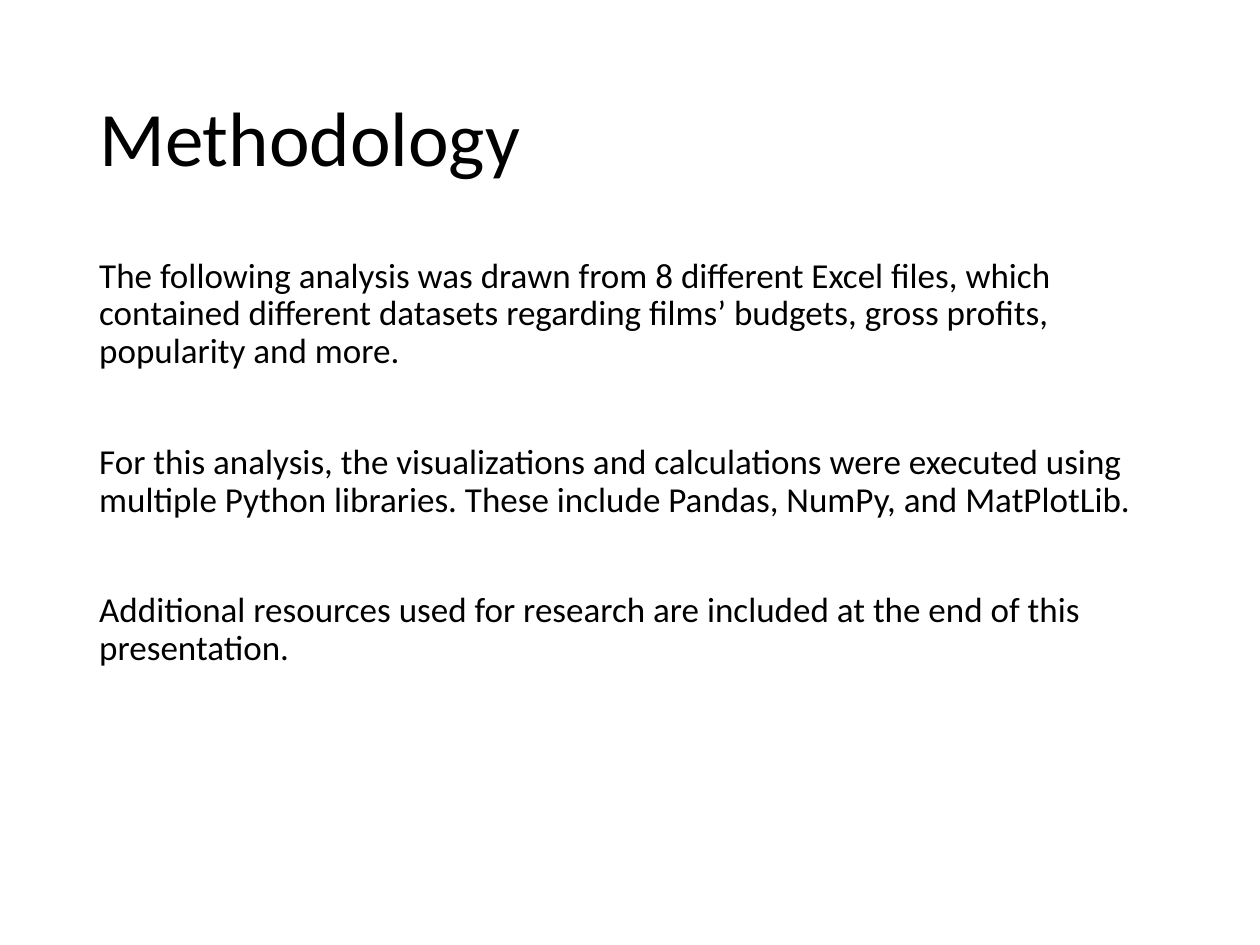
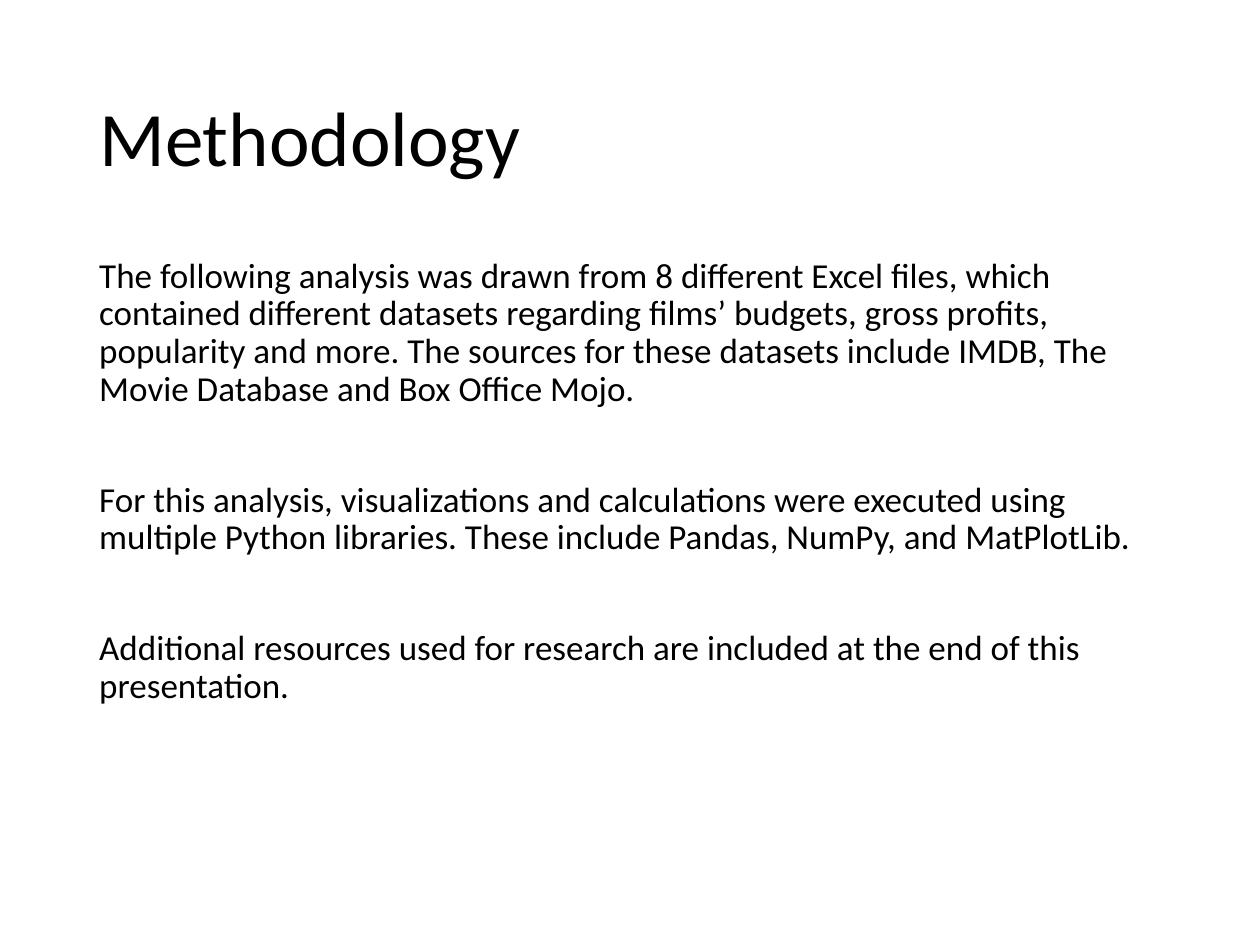
Before and after one commit to kagada01/dsc-mod-1-project-v2-1-online-ds-sp-000, a slide deck: slide 2 of Presentation.pptx. Drawn at 1260x945 pixels with LibreOffice and Linux fonts; fonts in the diff are those of the drawing. Boxes give left, top, right and bottom in pixels: in the first picture for what was removed or moved away, otherwise in the second. Text is boxed around its words. In the diff, an @@ line names an element or a change of style, - is before the commit and + after.

```diff
--- a/Presentation.pptx
+++ b/Presentation.pptx
@@ text at [99,263,1130,555]: text changed @@
-The following analysis was drawn from 8 different Excel files, which contained different datasets regarding films’ budgets, gross profits, popularity and more.
-For this analysis, the visualizations and calculations were executed using multiple Python libraries. These include Pandas, NumPy, and MatPlotLib.
+The following analysis was drawn from 8 different Excel files, which contained different datasets regarding films’ budgets, gross profits, popularity and more. The sources for these datasets include IMDB, The Movie Database and Box Office Mojo.
+For this analysis, visualizations and calculations were executed using multiple Python libraries. These include Pandas, NumPy, and MatPlotLib.
```
Also in this commit, not shown: 1 other slide changed, 4 slides added, 2 slides removed, 2 other files.
